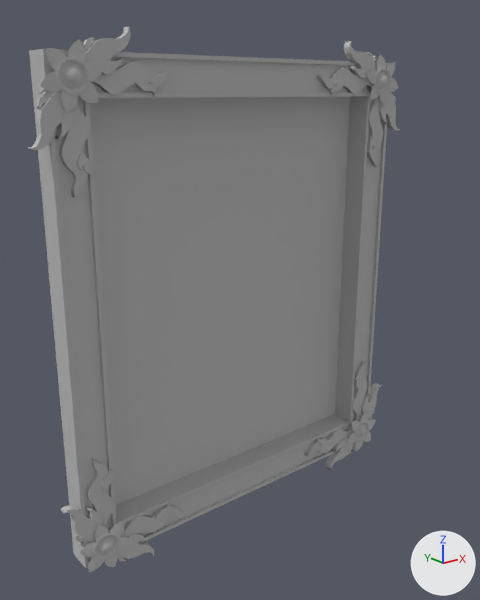
The FBX model 빌드/Source/Assets/Resources/04.Stage/stage 1_Object/Object_Frame_Large.FBX as it was, and as the next commit left it.
One viewpoint serves both versions: a 50 mm lens placed at (-1.89, -13.13, -3.2), pointed at (4.4, -5.26, -6.35). Every picture has the same lights, and +X, +Y and +Z are marked at lower right. Where no turn or scale is listed for an object, it has been applied to the vertices.

The first picture shows 'Object_frame_large'.
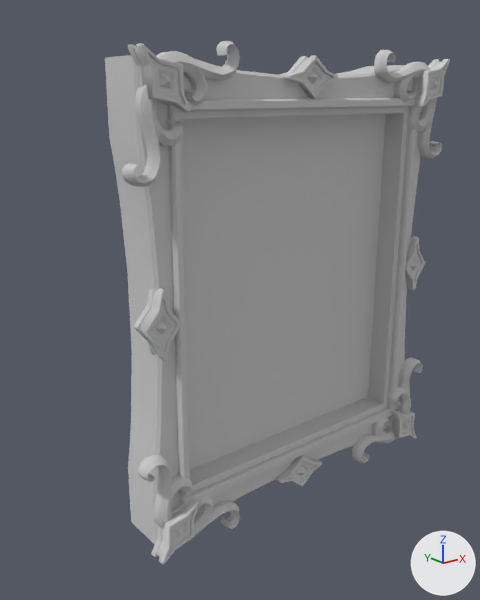
Patch to the scene script:
```diff
--- a/빌드/Source/Assets/Resources/04.Stage/stage 1_Object/Object_Frame_Large.FBX.py
+++ b/빌드/Source/Assets/Resources/04.Stage/stage 1_Object/Object_Frame_Large.FBX.py
@@ me_mesh @@
 # used by ob_object_frame_large; location = (4.42, -5.36, -6.25)
-me_mesh.from_pydata(...)  # 2132 vertices, 1637 faces; spans x -3.31..3.31, y -0.27..0.27, z -3.8..3.8
+me_mesh.from_pydata(...)  # 3684 vertices, 3666 faces; spans x -3.16..3.16, y -0.74..0.35, z -3.67..3.67
+# me_mesh part 1: the loose piece of 32 vertices spanning x -3.04..3.04, y -0.13..0.27, z -3.51..3.51 is rebuilt with 496 vertices and now spans x -2.9..2.9, y -0.53..0.35, z -3.46..3.46
+# me_mesh part 2: 36 loose pieces with 2100 vertices, spanning x -3.31..3.31, y -0.27..0.08, z -3.8..3.8, are deleted
+# me_mesh part 3: 2754 vertices added at x -3.16..3.16, y -0.74..0.0, z -3.67..3.67
+# me_mesh part 4: 217 vertices added at x 2.42..3.01, y -0.58..-0.23, z -0.47..0.55
+# me_mesh part 5: 217 vertices added at x -3.01..-2.42, y -0.58..-0.23, z -0.47..0.55
 me_mesh.materials.append(mat_01___default)
@@ ob_object_frame_large @@
 ob_object_frame_large = bpy.data.objects.new('Object_frame_large', me_mesh)
-ob_object_frame_large.location = (4.42, -5.36, -6.25)
+ob_object_frame_large.location = (5.31, -5.34, -6.25)
```

Location of each change, (x1, y1, x2, y2) in pixels of the pictures (480 x 600 px):
'Object_frame_large', reshaped, moved (7% narrower): before (28, 26, 400, 572); after (105, 41, 450, 565)
part 1 of me_mesh, rebuilt (12% narrower): before (29, 49, 390, 568); after (105, 55, 422, 544)
part 2 of me_mesh, deleted: before (28, 26, 400, 572)
part 3 of me_mesh, added: after (122, 41, 450, 565)
part 4 of me_mesh, added: after (405, 236, 425, 290)
part 5 of me_mesh, added: after (133, 288, 182, 361)
